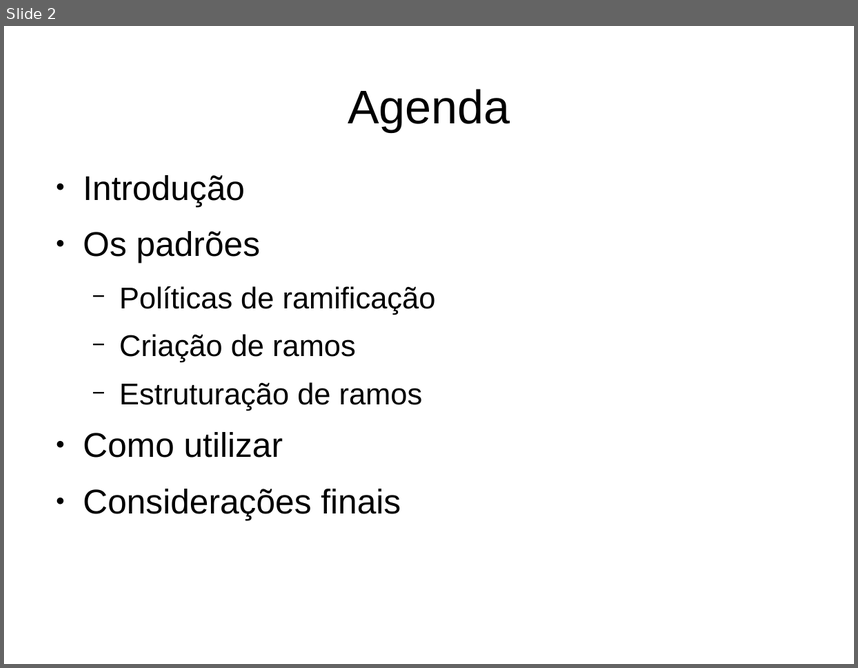
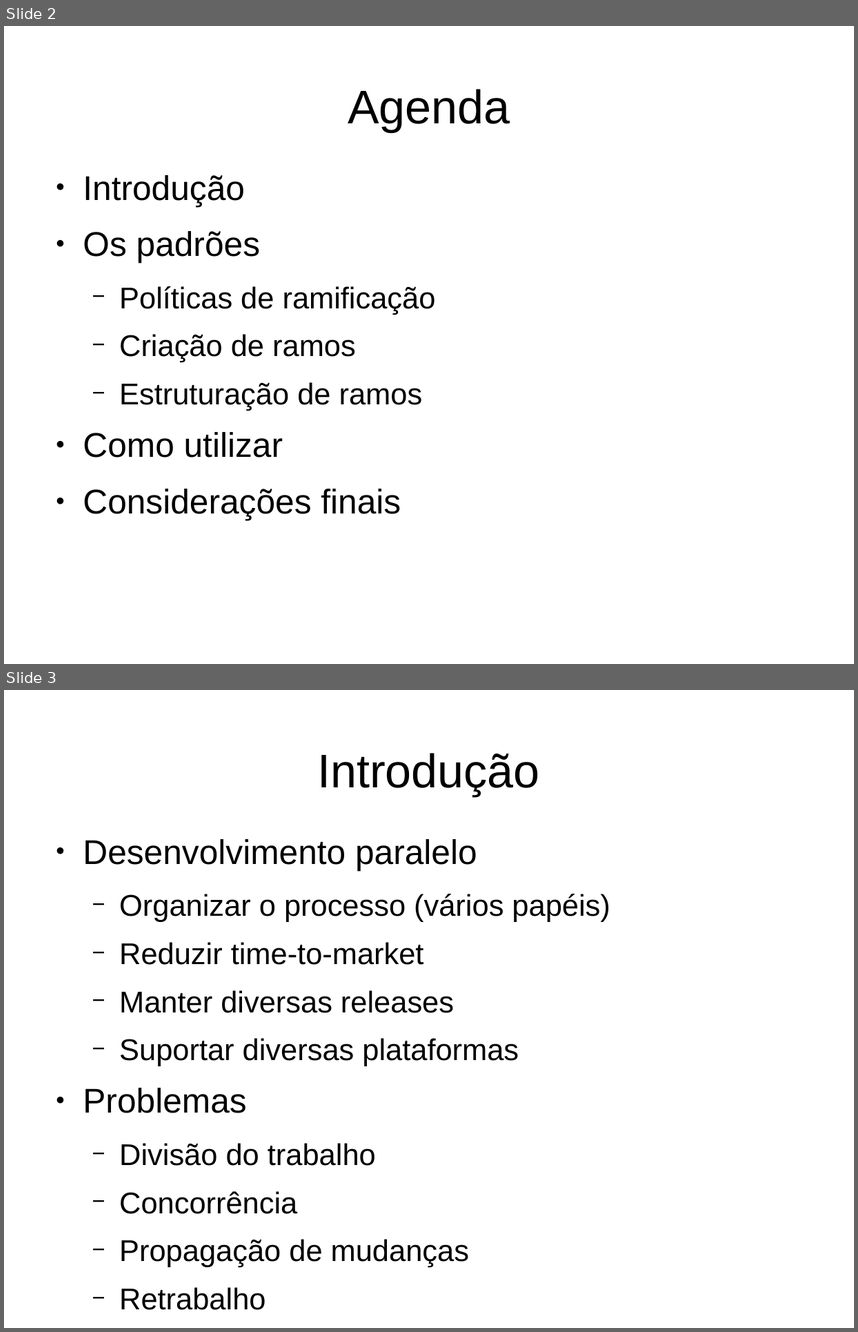
Before and after one commit to gtessa/gc20131_leitura_5, a slide deck: Inicial.odp. Shown one above the other, each under a label of ours: slide 2 before the commit, slides 2 and 3 after it. The pictures are 858x668 and 858x1332 pixels, drawn with LibreOffice and Linux fonts; fonts in the diff are those of the drawing. Boxes give left, top, right and bottom in pixels: in the first picture for what was removed or moved away, otherwise in the second. Text is boxed around its words. In the diff, an @@ line names an element or a change of style, - is before the commit and + after.

```diff
--- a/Inicial.odp
+++ b/Inicial.odp
@@ slide 3 added at [4,690,854,1328], background #FFFFFF @@
@@ title added at [317,753,540,796], 44 pt, text #000000 @@
+Introdução
@@ text added at [83,839,610,1268], 28 pt, text #000000 @@
+● Desenvolvimento paralelo
+  − Organizar o processo (vários papéis)
+  − Reduzir time-to-market
+  − Manter diversas releases
+  − Suportar diversas plataformas
+● Problemas
+  − Divisão do trabalho
+  − Concorrência
+  − Propagação de mudanças
+  − Retrabalho
```
Also in this commit, not shown: 2 other slides added, 2 slides removed, 1 other file.
